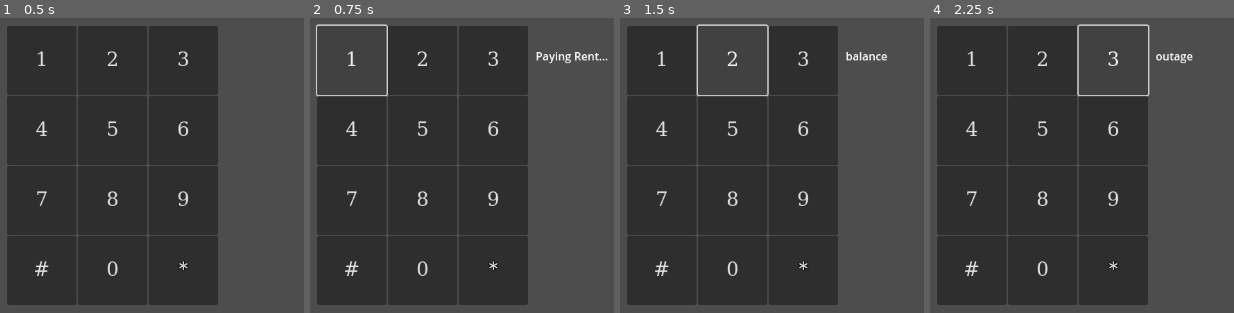
Above: before the commit, frames 1-4 (left to right).
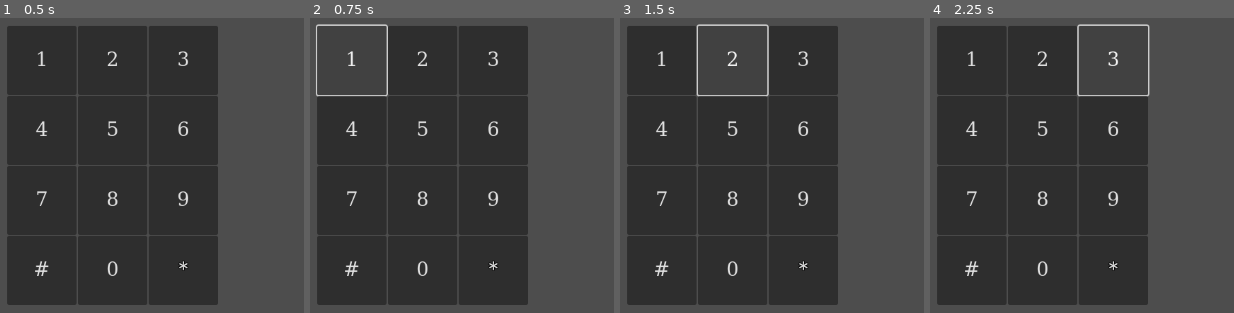
Above: after the commit, the same moments.

Repository: AlexYangCryptids/Botting_Alive
Game: Godot game, scene res://node_2d.tscn
The game is run twice, just before and just after one commit, with the same random seed, the same clock (stepped at 60 frames per second) and the same inputs. Sound files missing from this copy of the repository are replaced by a short silence.
Inputs:
- Up to frame 1 (0.5 s): no input
- Up to frame 2 (0.75 s): click "1" at 0.5 s
- Up to frame 3 (1.5 s): click "2" at 1.25 s
- Up to frame 4 (2.25 s): click "3" at 2 s

Frame 1 is identical in both runs. In frame 2, 0.4% of the frame differs, in the area x 74-99%, y 11-16%; in frame 3, 0.2%; in frame 4, 0.2%.

Commit message:
udpate menu logic

Diff:
--- a/control.gd
+++ b/control.gd
@@ -1,13 +1,42 @@
 extends Control
 
-# Reference to the AudioStreamPlayer
-@onready var beep_player = $AudioStreamPlayer
+var dial_sequence = []
+var target_sequence = [8, 8, 8, 6, 6, 0, 5, 8, 9, 0]
+var current_directory_path = "res://audio/"  # Start path
+
+@onready var audio_player = $AudioStreamPlayer
+
+
 
 func _ready():
-	for button in $GridContainer.get_children():
-		if button is Button:
-			button.connect("pressed", Callable(self, "_on_button_pressed").bind(button))
+	for i in range(10):  # Assuming buttons are named Button0 to Button9
+		var button = $GridContainer.get_node("Button" + str(i))
+		button.connect("pressed", self, "_on_button_pressed", [i])
 
-func _on_button_pressed(button):
-	print("Button pressed:", button.text)
-	beep_player.play()
+func _on_button_pressed(value):
+	dial_sequence.append(value)
+	check_dial_sequence()
+
+func check_dial_sequence():
+	if dial_sequence.size() > target_sequence.size():
+		dial_sequence.pop_front()  # Keep the sequence within the target size
+
+	if dial_sequence == target_sequence:
+		play_current_directory_audio()
+		print("Dial sequence correct. Entering the folder.")
+		# Reset dial_sequence if needed or handle it according to your logic
+
+func play_current_directory_audio():
+	var directory = Directory.new()
+	if directory.open(current_directory_path) == OK:
+		directory.list_dir_begin()
+		var filename = directory.get_next()
+		while filename != "":
+			if filename.ends_with(".mp3"):
+				audio_player.stream = load(current_directory_path + filename)
+				audio_player.play()
+				break
+			filename = directory.get_next()
+		directory.list_dir_end()
+	else:
+		print("Failed to open directory: ", current_directory_path)
--- a/grid_container.gd
+++ b/grid_container.gd
@@ -3,6 +3,9 @@
 @onready var audio_player = $AudioStreamPlayer  # Reference to the AudioStreamPlayer
 @onready var info_label = get_node('../Label')
 var sound_queue = []  # List to hold the queue of sounds
+var dial_sequence = []
+var target_sequence = [8, 8, 8, 6, 6, 0, 5, 8, 9, 0]
+var current_directory_path = "res://audio/voicebot1_main/"  # Start path
 
 
 func _ready():
@@ -14,15 +17,64 @@
 			button.set_custom_minimum_size(Vector2(100, 100))
 			# Get the button's default font
 
+	var root_path = "res://audio/voicebot1_main"
+	var folder_structure = read_directory_structure(root_path)
+	print(folder_structure)
+
 	# Connect the finished signal of the AudioStreamPlayer
 	audio_player.connect("finished", Callable(self, "_on_audio_finished"))
 
 	for button in self.get_children():
 		if button is Button:
-			button.connect("pressed", Callable(self, "_on_button_pressed").bind(button))
+			button.connect("pressed", Callable(self, "_on_button_pressed").bind(button.text.to_int()))
 			#button.connect("pressed", "_on_button_pressed")
 
+# Function to recursively read directory structure and build a nested dictionary
+func read_directory_structure(path):
+	var structure = {}
+	var directory = DirAccess.open(path)
 
+	directory.list_dir_begin()
+	var filename = directory.get_next()
+	while filename != "":
+		if filename != "." and filename != ".." and not filename.ends_with(".import"):
+			if directory.current_is_dir():
+				structure[filename] = read_directory_structure(path + "/" + filename)
+			else:
+				structure[filename] = "file"  # Or use null or any other placeholder for files
+		filename = directory.get_next()
+	directory.list_dir_end()
+	return structure
+
+func _on_button_pressed(value):
+	dial_sequence.append(value)
+	check_dial_sequence()
+
+func check_dial_sequence():
+	if dial_sequence.size() > target_sequence.size():
+		dial_sequence.pop_front()  # Keep the sequence within the target size
+
+	if dial_sequence == target_sequence:
+		play_current_directory_audio()
+		print("Dial sequence correct. Entering the folder.")
+
+func play_current_directory_audio():
+	var directory = DirAccess.open(current_directory_path)
+	if directory:
+		directory.list_dir_begin()
+		var filename = directory.get_next()
+		while filename != "":
+			if filename.ends_with(".mp3") or filename.ends_with(".wav") :
+				audio_player.stream = load(current_directory_path + filename)
+				audio_player.play()
+				break
+			filename = directory.get_next()
+		directory.list_dir_end()
+	else:
+		print("Failed to open directory: ", current_directory_path)
+
+
+'''
 func _on_button_pressed(button: Button):
 	var button_text = button.text
 	# Play the default beep sound first
@@ -64,3 +116,4 @@
 		audio_player.play()
 	else:
 		print("Failed to load sound:", audio_path)
+'''
--- a/node_2d.tscn
+++ b/node_2d.tscn
@@ -1,7 +1,8 @@
-[gd_scene load_steps=3 format=3 uid="uid://b524s0bjjh1sk"]
+[gd_scene load_steps=4 format=3 uid="uid://b524s0bjjh1sk"]
 
 [ext_resource type="Script" path="res://grid_container.gd" id="1_byxcb"]
 [ext_resource type="Theme" uid="uid://7xe3ua6la8hr" path="res://new_theme.tres" id="3_2u571"]
+[ext_resource type="AudioStream" uid="uid://ccdkbnmd7ntnj" path="res://audio/voicebot1_main/GP_opening.mp3" id="3_i0mts"]
 
 [node name="Node2D" type="Node2D"]
 
@@ -35,6 +36,7 @@
 script = ExtResource("1_byxcb")
 
 [node name="AudioStreamPlayer" type="AudioStreamPlayer" parent="Control/GridContainer"]
+stream = ExtResource("3_i0mts")
 
 [node name="Button" type="Button" parent="Control/GridContainer"]
 custom_minimum_size = Vector2(100, 100)
Not shown, removed: audio/check_balance.mp3.import
Not shown, removed: audio/help.mp3.import
Not shown, removed: audio/outage.mp3.import
Not shown, removed: audio/pay_rent.mp3.import
Not shown, added: audio/voicebot1_main/1rent/pay_rent.mp3.import
Not shown, added: audio/voicebot1_main/2balance/check_balance.mp3.import
Not shown, added: audio/voicebot1_main/3outage/outage.mp3.import
Not shown, added: audio/voicebot1_main/9help/help.mp3.import
Not shown, added: audio/voicebot1_main/GP_opening.mp3.import
Not shown, added: .DS_Store
Not shown, added: audio/voicebot1_main/1rent/pay_rent.mp3
Not shown, added: audio/voicebot1_main/2balance/check_balance.mp3
(and 3 more such lines)
